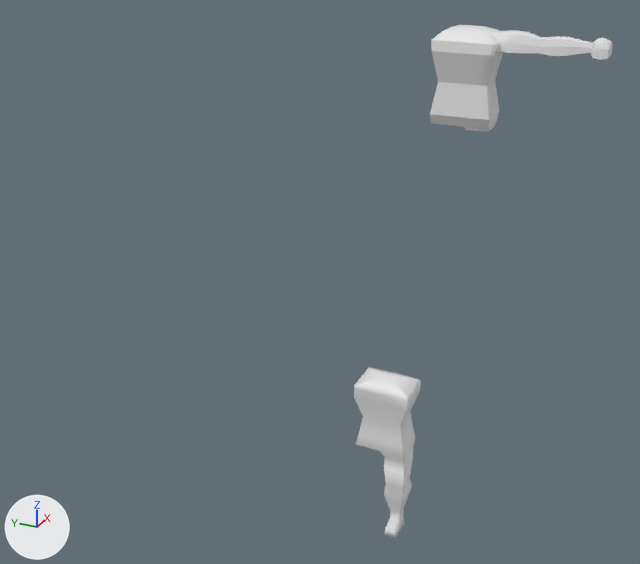
One commit to the Blender file CST 323 Character Design/Cutting Up Chaos/player characters/Nai/v2/Nai.blend: the scene before it, then after it.
Camera for both pictures: a camera (50 mm lens) standing at (-18.45, -6.46, 13.3) and looking at (1.05, 2.32, 3.55). Lighting does not change. The marker at lower left points along +X, +Y and +Z.
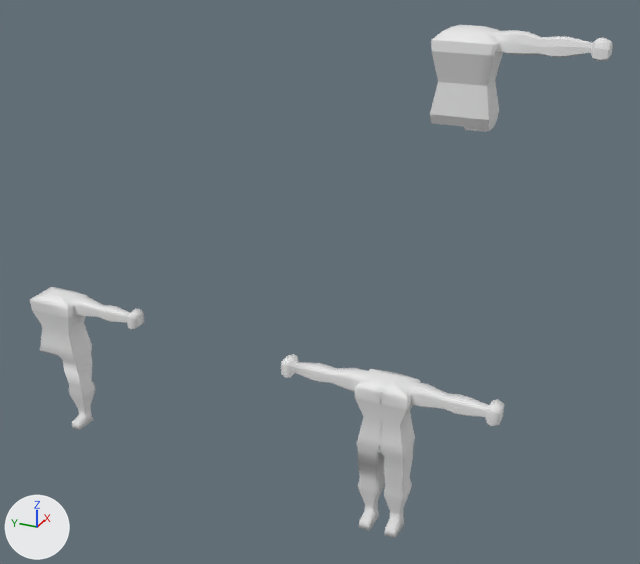
Location of each change, [x1, y1, x2, y2] in pixels of the pictures (640 x 564 px):
'Cube.001', reshaped (85% wider): before [354, 367, 421, 538]; after [379, 373, 504, 538]
'Cube.002', added: after [30, 287, 144, 430]
'Cube.003', added: after [281, 354, 394, 530]

Diff of the bpy script that builds the scene:
```diff
--- a/CST 323 Character Design/Cutting Up Chaos/player characters/Nai/v2/Nai.blend.py
+++ b/CST 323 Character Design/Cutting Up Chaos/player characters/Nai/v2/Nai.blend.py
@@ me_cube_001 @@
 # used by ob_cube_001; location = (0.02, -0.03, 0.4); scale = (0.368, 0.514, 0.514)
-me_cube_001.from_pydata(...)  # 414 vertices, 412 faces; spans x -1.4..1.39, y -1.39..1.39, z -6.29..2.64
+me_cube_001.from_pydata(...)  # 453 vertices, 407 faces; spans x -1.4..1.39, y -5.73..0.01, z -6.29..2.64
+# me_cube_001 part 1: 62 vertices moved within x -1.4..1.39, y -1.39..-0.08, z -6.29..2.64; 352 vertices removed from x -1.4..1.39, y -1.39..1.39, z -6.29..2.64; 391 vertices added at x -1.4..1.39, y -5.73..0.01, z -6.29..2.64
@@ me_cube_003 @@
+me_cube_003.from_pydata(...)  # 404 vertices, 388 faces, 1 loose edge; spans x -1.4..1.39, y -2.83..2.91, z -6.29..2.64
+me_cube_003.polygons.foreach_set('use_smooth', [True] * 388)
@@ me_cube_002 @@
+me_cube_002.from_pydata(...)  # 522 vertices, 520 faces; spans x -1.4..1.39, y -5.74..1.39, z -6.29..2.64
+me_cube_002.polygons.foreach_set('use_smooth', [True] * 520)
@@ ob_cube_003 @@
+ob_cube_003 = bpy.data.objects.new('Cube.003', me_cube_003)
+ob_cube_003.location = (0.02, 1.41, 0.4)
+ob_cube_003.scale = (0.368, 0.514, 0.514)
@@ ob_cube_002 @@
+ob_cube_002 = bpy.data.objects.new('Cube.002', me_cube_002)
+ob_cube_002.location = (0.86, 11.07, 0.26)
+ob_cube_002.scale = (0.368, 0.514, 0.514)
```
